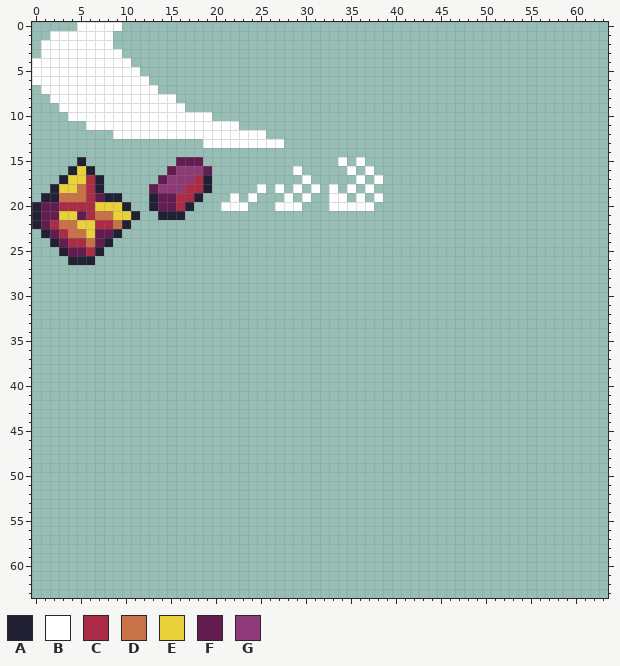
Pixel-art file, stored at external/aseprite/sonia_supplemental.aseprite. Above: the version before the commit.
64x64 pixels, 1 frame.
Palette (. is transparent): A #222034  B #ffffff  C #ab2c44  D #c77248  E #e9d239  F #631c50  G #8f3a78
Pixels before (only the part around the change), first column x 0:
 0 .....BBBBB......................................................
 1 ..BBBBBBB.......................................................
 2 .BBBBBBBB.......................................................
 3 .BBBBBBBBB......................................................
 4 BBBBBBBBBBB.....................................................
 5 BBBBBBBBBBBB....................................................
 6 BBBBBBBBBBBBB...................................................
 7 .BBBBBBBBBBBBB..................................................
 8 ..BBBBBBBBBBBBBB................................................
 9 ...BBBBBBBBBBBBBB...............................................
10 ....BBBBBBBBBBBBBBBB............................................
11 ......BBBBBBBBBBBBBBBBB.........................................
12 .........BBBBBBBBBBBBBBBBB......................................
13 ...................BBBBBBBBB....................................
14 ................................................................
15 .....A..........FFF...............B.B...........................
16 ....AEA........FGGGF.........B.....B.B..........................
17 ...AEECA......FGGGCA..........B.....B.B.........................
18 ..AEEDCA.....FGGGCCA.....B.B.B.B.B.B.B..........................
19 .AADDDCFAA...AFFCCA...B.B...B.B..BB.B.B.........................
20 AFFCCCCEEEA..AFFCA...BBB...BBB...BBBBB..........................
21 AFFEEFCDDEEA..AAA...............................................
22 AFCDDEECCDA.....................................................
23 .AFCDDEFFA......................................................
24 ..AFCCDFA.......................................................
25 ...AFFCA........................................................
26 ....AAA.........................................................
27 ................................................................
28 ................................................................
29 ................................................................
30 ................................................................
31 ................................................................
32 ................................................................
33 ................................................................
34 ................................................................
35 ................................................................
36 ................................................................
37 ................................................................
38 ................................................................
39 ................................................................
40 ................................................................
41 ................................................................
42 ................................................................
43 ................................................................
44 ................................................................
45 ................................................................
46 ................................................................
47 ................................................................
48 ................................................................
49 ................................................................
50 ................................................................
51 ................................................................
52 ................................................................
53 ................................................................
54 ................................................................
55 ................................................................
56 ................................................................
57 ................................................................
Now the later version:
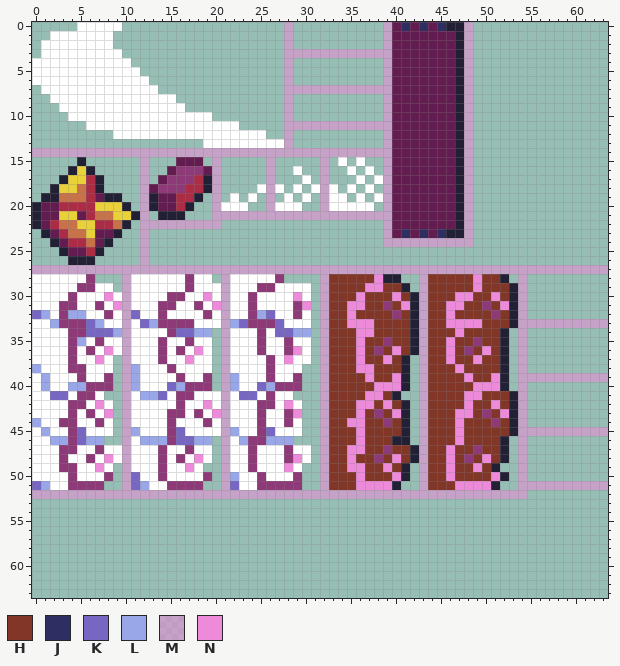
Colours new in this view: H #823628  J #2e2e62  K #7767c2  L #99a6e8  M #ed8ad98c  N #ed8ad9
Commit: Add Sonia's Olhm attack
What changed:
layer "Bounds" now shown
Changed rows in their new state; - is an unchanged pixel.
Layers "Bounds", "Layer":
first column x 0:
 0 ----------------------------M----------MFJFJFJAAM---------------
 1 ----------------------------M----------MFFFFFFFAM---------------
 2 ----------------------------M----------MFFFFFFFAM---------------
 3 ----------------------------MMMMMMMMMMMMFFFFFFFAM---------------
 4 ----------------------------M----------MFFFFFFFAM---------------
 5 ----------------------------M----------MFFFFFFFAM---------------
 6 ----------------------------M----------MFFFFFFFAM---------------
 7 ----------------------------MMMMMMMMMMMMFFFFFFFAM---------------
 8 ----------------------------M----------MFFFFFFFAM---------------
 9 ----------------------------M----------MFFFFFFFAM---------------
10 ----------------------------M----------MFFFFFFFAM---------------
11 ----------------------------MMMMMMMMMMMMFFFFFFFAM---------------
12 ----------------------------M----------MFFFFFFFAM---------------
13 ----------------------------M----------MFFFFFFFAM---------------
14 MMMMMMMMMMMMMMMMMMMMMMMMMMMMMMMMMMMMMMMMFFFFFFFAM---------------
15 ------------M-------M-----M-----M------MFFFFFFFAM---------------
16 ------------M-------M-----M-----M------MFFFFFFFAM---------------
17 ------------M-------M-----M-----M------MFFFFFFFAM---------------
18 ------------M-------M-----M-----M------MFFFFFFFAM---------------
19 ------------M-------M-----M-----M------MFFFFFFFAM---------------
20 ------------M-------M-----M-----M------MFFFFFFFAM---------------
21 ------------M-------MMMMMMMMMMMMMMMMMMMMFFFFFFFAM---------------
22 ------------MMMMMMMMM------------------MFFFFFFFAM---------------
23 ------------M--------------------------MFJFJFJAAM---------------
24 ------------M--------------------------MMMMMMMMMM---------------
25 ------------M---------------------------------------------------
26 ------------M---------------------------------------------------
27 MMMMMMMMMMMMMMMMMMMMMMMMMMMMMMMMMMMMMMMMMMMMMMMMMMMMMMMMMMMMMMMM
28 BBBBBBG---MBBBBBBGBB-MBBBBBG----MHHHHHNAA--MHHHHHNHHA-M---------
29 BBBBBGGBB-MBBBBBBGBBBMBBBGGBBBB-MHHHHNNHHA-MHHHHHNHHHAM---------
30 BBBBGBBBNBMBBBBGGBBNBMBBGBBBBNB-MHHHNHHHNHAMHHHNNHHNHAM---------
31 BBBGGBBGBNMBBBGGBBGBNMBBGBBBBGN-MHHNNHHGHNAMHHNNHHGHNAM---------
32 KLBGLLBBGBMKBBGBBBBGBMBBGLKBBGB-MHHNHHHHGHAMHHNHHHHGHAM---------
33 BBLGGGKLBBMBKLGGGGBBBMLKGGGKBBB-MHHNNNHHHHAMHHNNNNHHHAMMMMMMMMMM
34 BBBBGGKKKLMBBBBGKKLL-MBBBGBKKLL-MHHHNNHHHHAMHHHNHHHHA-M---------
35 BBBBGLBGBBMBBBGBBGBB-MBBBGBBGBB-MHHHNHHGHHAMHHNHHGHHA-M---------
36 BBBBGBGBNBMBBBGBGBNB-MBBBGBBGNB-MHHHNHGHNHAMHHNHGHNHA-M---------
37 BBBBGBBNB-MBBBGBBNBB-MBBBBGBNBB-MHHHNHHNHA-MHHNHHNHHA-M---------
38 LBBBGGBBB-MLBBBGBBBB-MBBBBGBBB--MHHHNNHHHA-MHHHNHHHHA-M---------
39 BLBBBGBBG-MLBBBBGBBG-MLBBBGBBG--MHHHHNHHNA-MHHHHNHHNA-MMMMMMMMMM
40 BLBBLLGGG-MLBBBKLGGG-MLBBKLGGG--MHHHHHNNNA-MHHHHHNNNA-M---------
41 BBKKBGGB--MBLLKBGGBBBMBKKBGBB---MHHHHNNHA--MHHHHNNHHHAM---------
42 BBBBGGBNB-MBBBBBGBBNBMBBBGGBNB--MHHHNNHNHA-MHHHHNHHNHAM---------
43 BBBBGBGBN-MBBBBGGBGBNMBBBGBBGN--MHHHNHGHNA-MHHHNNHGHNAM---------
44 LBBGGBBGB-MBBBBGBBBGBMBBBGBBGB--MHHNNHHGHA-MHHHNHHHGHAM---------
45 BLBBGKBBB-MLBBBGKBBBBMLBBGKBBB--MHHHNHHHHA-MHHHNHHHHHAMMMMMMMMMM
46 BBLLGKLL--MBLLLGKKLL-MBLGGLLL---MHHHNHHHAA-MHHHNHHHHA-M---------
47 BBBGGBBGBBMBBBGBBGBB-MBBGBBBGBB-MHHNNHHGHHAMHHNHHGHHA-M---------
48 BBBGBBGBNBMBBBGBGBNB-MBBGBBBGNB-MHHNHHGHNHAMHHNHGHNHA-M---------
49 BBBGGBBNB-MBBBGBBNB--MBBGBBBNB--MHHNNHHNHA-MHHNHHNHA--M---------
50 BBBBGBBBG-MKBBGBBBBG-MLBBGBBBG--MHHHNHHHNA-MHHNHHHHNA-M---------
51 KLBBGGGG--MKLBBGGGG--MKBBGGGGG--MHHHNNNNA--MHHHNNNNA--MMMMMMMMMM
52 MMMMMMMMMMMMMMMMMMMMMMMMMMMMMMMMMMMMMMMMMMMMMMMMMMMMMMM---------
Pixel boxes of the changes (left, top, right, bottom) in both pictures:
added: (32, 22, 608, 499)
